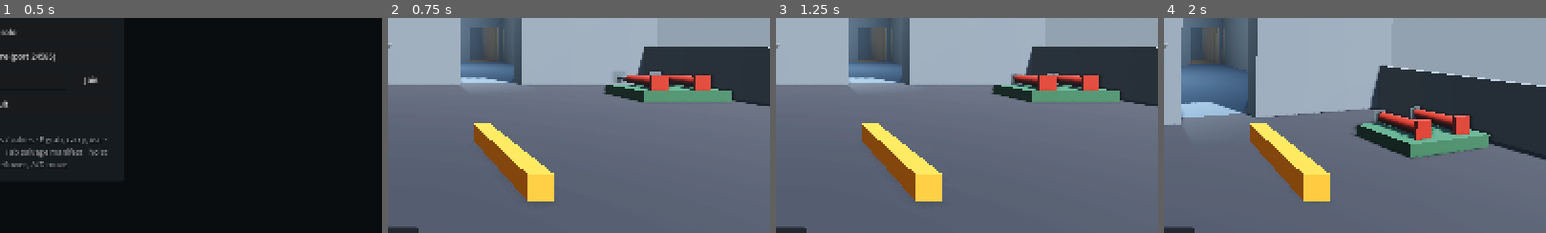
Above: before the commit, frames 1-4 (left to right).
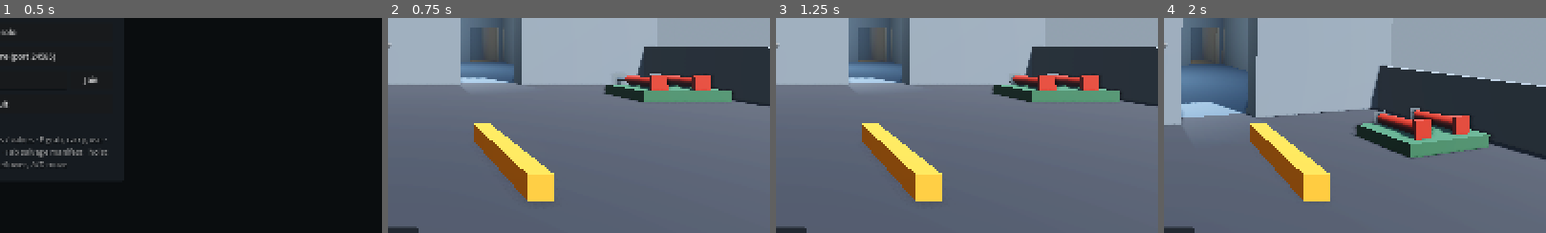
Above: after the commit, the same moments.

Repository: Elexia12/elegamedev
Game: Godot game, scene res://scenes/main.tscn
Same seed, same stepped clock (60 frames per second), same inputs: the game is played once before the commit and once after it.
Inputs (mouse positions are % of the whole screen's width and height, from its top left):
- Up to frame 1 (0.5 s): no input
- Up to frame 2 (0.75 s): click "Play solo" at 0.5 s
- Up to frame 3 (1.25 s): no input
- Up to frame 4 (2 s): tap Enter at 1.25 s; move the mouse to (55, 50) at 1.27 s; hold W (move_forward) from 1.28 s (still down); hold E (interact) from 1.28 s (still down); tap Space (jump) at 1.52 s; tap R (remove) at 1.55 s
The pictures show only the part of the screen within x 50-100%, y 44-94%; the shares and areas given below are measured in that part.

Frame 1 is identical in both runs. In frame 2, 0.4% of the frame differs, in the area x 59-81%, y 24-33%; in frame 3, 0.3%; in frame 4, 0.5%, in the area x 55-80%, y 40-56%.

Commit message:
[*] Make Blackwater collisions match what you see, and the motor grippier
Collisions:
- The trolley handle was a solid 1 m panel where only two posts and a bar
  are drawn, so a motor lowered near it hit an invisible wall. It now
  collides as two posts and a bar, and has a separate, generous aim zone
  (an InteractPoint, kind "handle") so it is still easy to grab.
- The pump motor was a 1.5 m box around a round body (invisible corners up
  to 19 cm). It is now a cylinder on feet plus its terminal box.
- The support jack was a square box around a round body. It is now a
  cylinder on its base plate.
- Whatever you carry no longer collides with your own body.

Friction:
- Deck friction 0.45 -> 0.85: the motor rides steadily on the trolley; only
  a hard ram or a dead stop slides it.
- The pump motor's surface friction 0.55 -> 0.95.
- Firmer low-speed rolling resistance, plus static friction, so a trolley
  you let go of comes to rest instead of creeping.

Co-Authored-By: Claude Opus 5.5 <noreply@anthropic.com>

Diff:
--- a/unstable/scenes/props/pump_motor.tscn
+++ b/unstable/scenes/props/pump_motor.tscn
@@ -1,13 +1,20 @@
-[gd_scene load_steps=14 format=3]
+[gd_scene load_steps=16 format=3]
 
 [ext_resource type="Script" path="res://scripts/facility/prop.gd" id="1_prop"]
 [ext_resource type="PackedScene" path="res://scenes/components/lifting_eye.tscn" id="2_liftin"]
 
 [sub_resource type="PhysicsMaterial" id="Phys_motor"]
-friction = 0.55
+friction = 0.95
 
-[sub_resource type="BoxShape3D" id="Shape_motor"]
-size = Vector3(1.5, 1, 1)
+[sub_resource type="CylinderShape3D" id="Shape_body"]
+radius = 0.46
+height = 1.45
+
+[sub_resource type="BoxShape3D" id="Shape_feet"]
+size = Vector3(1.3, 0.12, 0.9)
+
+[sub_resource type="BoxShape3D" id="Shape_terminal"]
+size = Vector3(0.35, 0.25, 0.3)
 
 [sub_resource type="StandardMaterial3D" id="Mat_body"]
 albedo_color = Color(0.85, 0.42, 0.12, 1)
@@ -77,8 +84,17 @@
 fragility = 7
 damage_threshold = 1.2
 
-[node name="Shape" type="CollisionShape3D" parent="."]
-shape = SubResource("Shape_motor")
+[node name="BodyShape" type="CollisionShape3D" parent="."]
+transform = Transform3D(0, -1, 0, 1, 0, 0, 0, 0, 1, -0.05, 0.04, 0)
+shape = SubResource("Shape_body")
+
+[node name="FeetShape" type="CollisionShape3D" parent="."]
+transform = Transform3D(1, 0, 0, 0, 1, 0, 0, 0, 1, 0, -0.44, 0)
+shape = SubResource("Shape_feet")
+
+[node name="TerminalShape" type="CollisionShape3D" parent="."]
+transform = Transform3D(1, 0, 0, 0, 1, 0, 0, 0, 1, 0.1, 0.5, 0.25)
+shape = SubResource("Shape_terminal")
 
 [node name="Body" type="MeshInstance3D" parent="."]
 transform = Transform3D(0, -1, 0, 1, 0, 0, 0, 0, 1, 0, 0.04, 0)
--- a/unstable/scenes/props/support_jack.tscn
+++ b/unstable/scenes/props/support_jack.tscn
@@ -1,9 +1,13 @@
-[gd_scene load_steps=9 format=3]
+[gd_scene load_steps=10 format=3]
 
 [ext_resource type="Script" path="res://scripts/facility/support_jack.gd" id="1_suppor"]
 
-[sub_resource type="BoxShape3D" id="Shape_jack"]
-size = Vector3(0.4, 0.9, 0.4)
+[sub_resource type="CylinderShape3D" id="Shape_jack"]
+radius = 0.16
+height = 0.84
+
+[sub_resource type="BoxShape3D" id="Shape_base"]
+size = Vector3(0.44, 0.06, 0.44)
 
 [sub_resource type="StandardMaterial3D" id="Mat_jack"]
 albedo_color = Color(0.85, 0.2, 0.12, 1)
@@ -48,7 +52,12 @@
 height = 0.9
 
 [node name="Shape" type="CollisionShape3D" parent="."]
+transform = Transform3D(1, 0, 0, 0, 1, 0, 0, 0, 1, 0, 0.03, 0)
 shape = SubResource("Shape_jack")
+
+[node name="BaseShape" type="CollisionShape3D" parent="."]
+transform = Transform3D(1, 0, 0, 0, 1, 0, 0, 0, 1, 0, -0.42, 0)
+shape = SubResource("Shape_base")
 
 [node name="Body" type="MeshInstance3D" parent="."]
 mesh = SubResource("Mesh_body")
--- a/unstable/scenes/props/trolley.tscn
+++ b/unstable/scenes/props/trolley.tscn
@@ -1,6 +1,7 @@
-[gd_scene load_steps=17 format=3]
+[gd_scene load_steps=19 format=3]
 
 [ext_resource type="Script" path="res://scripts/facility/trolley.gd" id="1_trolle"]
+[ext_resource type="PackedScene" path="res://scenes/components/interact_point.tscn" id="2_intera"]
 
 [sub_resource type="PhysicsMaterial" id="Phys_trolley"]
 friction = 0
@@ -11,8 +12,11 @@
 [sub_resource type="SphereShape3D" id="Shape_wheel"]
 radius = 0.12
 
-[sub_resource type="BoxShape3D" id="Shape_handle"]
-size = Vector3(0.08, 0.6, 1)
+[sub_resource type="BoxShape3D" id="Shape_post"]
+size = Vector3(0.06, 0.6, 0.06)
+
+[sub_resource type="BoxShape3D" id="Shape_bar"]
+size = Vector3(0.06, 0.06, 1)
 
 [sub_resource type="BoxShape3D" id="Shape_cargo"]
 size = Vector3(1.7, 1.2, 1)
@@ -97,9 +101,17 @@
 transform = Transform3D(1, 0, 0, 0, 1, 0, 0, 0, 1, -0.75, -0.33, -0.45)
 shape = SubResource("Shape_wheel")
 
-[node name="Handle" type="CollisionShape3D" parent="."]
-transform = Transform3D(1, 0, 0, 0, 1, 0, 0, 0, 1, -0.95, 0.4, 0)
-shape = SubResource("Shape_handle")
+[node name="HandlePostShapeA" type="CollisionShape3D" parent="."]
+transform = Transform3D(1, 0, 0, 0, 1, 0, 0, 0, 1, -0.95, 0.38, 0.47)
+shape = SubResource("Shape_post")
+
+[node name="HandlePostShapeB" type="CollisionShape3D" parent="."]
+transform = Transform3D(1, 0, 0, 0, 1, 0, 0, 0, 1, -0.95, 0.38, -0.47)
+shape = SubResource("Shape_post")
+
+[node name="HandleBarShape" type="CollisionShape3D" parent="."]
+transform = Transform3D(1, 0, 0, 0, 1, 0, 0, 0, 1, -0.95, 0.68, 0)
+shape = SubResource("Shape_bar")
 
 [node name="DeckMesh" type="MeshInstance3D" parent="."]
 transform = Transform3D(1, 0, 0, 0, 1, 0, 0, 0, 1, 0, 0.05, 0)
@@ -175,6 +187,10 @@
 [node name="HandlePostB" type="MeshInstance3D" parent="."]
 transform = Transform3D(1, 0, 0, 0, 1, 0, 0, 0, 1, -0.95, 0.38, -0.47)
 mesh = SubResource("Mesh_post")
+
+[node name="Grip" parent="." instance=ExtResource("2_intera")]
+transform = Transform3D(1, 0, 0, 0, 1, 0, 0, 0, 1, -0.95, 0.6, 0)
+kind = "handle"
 
 [node name="HandlePoint" type="Marker3D" parent="."]
 transform = Transform3D(1, 0, 0, 0, 1, 0, 0, 0, 1, -0.95, 0.4, 0)
--- a/unstable/scripts/facility/interact_point.gd
+++ b/unstable/scripts/facility/interact_point.gd
@@ -14,7 +14,7 @@
 	"bolts": Color(1.0, 0.4, 0.15),
 }
 
-@export_enum("cable", "valve", "lever", "pendant", "hook", "eye", "bolts", "ignition") var kind := "valve"
+@export_enum("cable", "valve", "lever", "pendant", "hook", "eye", "bolts", "ignition", "handle") var kind := "valve"
 
 @onready var marker: MeshInstance3D = $Marker
 
--- a/unstable/scripts/facility/trolley.gd
+++ b/unstable/scripts/facility/trolley.gd
@@ -43,7 +43,7 @@
 @export var wheel_radius := 0.12
 @export_group("Cargo")
 ## Friction coefficient between the deck and cargo.
-@export var deck_friction := 0.45
+@export var deck_friction := 0.85
 
 ## Peer ids holding the handle (replicated).
 var pushers: Array = []
@@ -109,6 +109,11 @@
 	if pushers.size() >= max_pushers:
 		return "Two people are already pushing the trolley"
 	return "[E] push the trolley"
+
+
+## Aiming at the Grip point (the generous aim zone around the thin handle).
+func prompt_for(crew: CrewMember, _target: Node) -> String:
+	return use_prompt(crew)
 
 
 ## [E]: take the handle, or let go of it.
@@ -232,8 +237,14 @@
 	var speed := v.length()
 	if speed > 0.001:
 		# Constant rolling resistance, faded in near standstill so it doesn't jitter.
-		apply_central_force(-v / speed * rolling_resistance * weight * clampf(speed / 0.3, 0.0, 1.0))
+		apply_central_force(-v / speed * rolling_resistance * weight * clampf(speed / 0.15, 0.0, 1.0))
 	apply_central_force(-v * total * drag)
+	# Static friction: left alone and nearly still, it stays put instead of
+	# creeping (half the slip per step, up to what the wheels can hold).
+	if pushers.is_empty() and speed < 0.1:
+		var hold := (-v * mass * 0.5 * Engine.physics_ticks_per_second).limit_length(rolling_resistance * 3.0 * weight)
+		apply_central_force(hold)
+		apply_torque(Vector3.UP * -angular_velocity.y * _own_yaw_inertia() * 0.5 * Engine.physics_ticks_per_second)
 
 
 func _process(delta: float) -> void:
--- a/unstable/scripts/player/hands.gd
+++ b/unstable/scripts/player/hands.gd
@@ -36,6 +36,8 @@
 var _offset := Vector3.ZERO
 var _distance := 2.0
 var _align: int = Align.FREE
+## The prop currently excluded from colliding with this crew member.
+var _ignored: Prop = null
 
 
 func _ready() -> void:
@@ -123,7 +125,23 @@
 	p.linear_velocity = crew.velocity * 0.5 + (dir + Vector3.UP * 0.15).normalized() * speed
 
 
+## Whatever you hold doesn't collide with your own body (no jitter against
+## yourself). Kept in sync every frame, on the host and on your own machine.
+func _sync_collision_exception() -> void:
+	var want: Prop = _prop if is_instance_valid(_prop) else (holding if is_instance_valid(holding) else null)
+	if want == _ignored:
+		return
+	if is_instance_valid(_ignored):
+		crew.remove_collision_exception_with(_ignored)
+		_ignored.remove_collision_exception_with(crew)
+	_ignored = want
+	if want:
+		crew.add_collision_exception_with(want)
+		want.add_collision_exception_with(crew)
+
+
 func _physics_process(_delta: float) -> void:
+	_sync_collision_exception()
 	if _prop == null:
 		return
 	if not is_instance_valid(_prop) or _prop.freeze:
--- a/unstable/tests/blackwater_test.gd
+++ b/unstable/tests/blackwater_test.gd
@@ -270,7 +270,7 @@
 			_check(p.pushing() == null and trolley.linear_velocity.length() > 0.3, "[E] lets go, and the loaded trolley rolls on (%.1f m/s)" % trolley.linear_velocity.length())],
 		[3.0, func() -> void:
 			var trolley := _n("PumpHall/Trolley") as Trolley
-			_check(trolley.linear_velocity.length() < 0.05, "then rolls to a stop")
+			_check(trolley.linear_velocity.length() < 0.05, "then rolls to a stop (%.2f m/s, at %s)" % [trolley.linear_velocity.length(), trolley.global_position])
 			p.bot_input = null],
 		[0.5, func() -> void:
 			# Reckless: ram the loaded trolley at the 1 m door to the control room.
Not shown, changed: unstable/README.md
